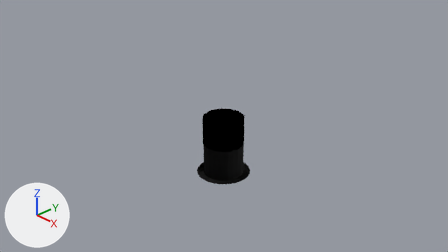
The Blender file Models/NearFutureProps/NF_HTCH_IVA_2Sided.blend, before and after one commit.
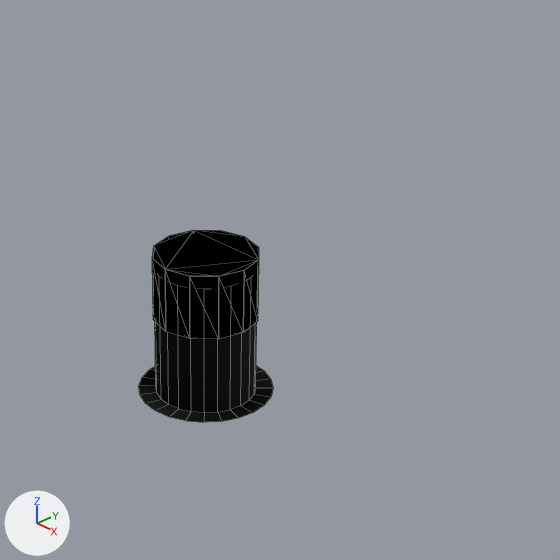
Old and new are each drawn from the file's camera 'Camera' and again close up on the part from 32% to 81% of the width and 7% to 95% of the height. Arrows for +X, +Y and +Z are at lower left; the lights stay in place. The close-ups show mesh edges as thin lines.

Names of what the first close-up shows: 'cutout', 'tube'.
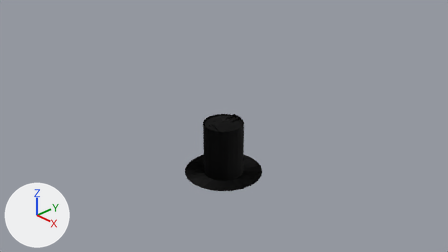
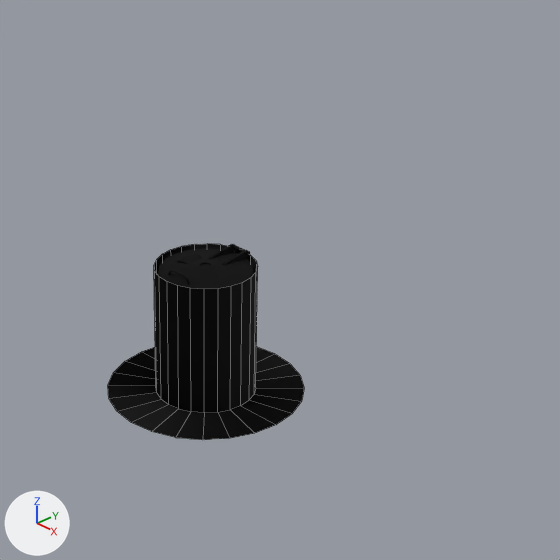
Boxes [x1, y1, x2, y2] around the edits, measured in the close-ups (560 x 560 px; the box of a moved part takes in the faces that stretch with it):
'tube', reshaped: before [139, 322, 273, 422]; after [108, 244, 304, 440]
'cutout', hidden: before [152, 230, 259, 339]
part 1 of me_tube, moved or reshaped: before [139, 366, 273, 422]; after [108, 347, 304, 440]
'door', unchanged, uncovered by the edit: after [158, 244, 254, 289]

The change, as a diff of the scene's bpy script:
```diff
--- a/Models/NearFutureProps/NF_HTCH_IVA_2Sided.blend.py
+++ b/Models/NearFutureProps/NF_HTCH_IVA_2Sided.blend.py
@@ me_tube @@
 me_tube.from_pydata(...)  # 72 vertices, 48 faces; spans x -0.5..0.5, y -0.5..0.5, z -1.0..0.0
 # used by ob_tube; parent = ob_freeiva; location = (0.0, 0.0, 0.0)
-me_tube.vertices[19].co = (0.129, 0.483, -1.0)  # pixel (264, 370)
-me_tube.vertices[21].co = (0.0, 0.5, -1.0)
-me_tube.vertices[22].co = (0.25, 0.433, -1.0)  # pixel (270, 378)
-me_tube.vertices[24].co = (0.353, 0.353, -1.0)  # pixel (273, 387)
-me_tube.vertices[25].co = (0.433, 0.25, -1.0)  # pixel (271, 396)
-me_tube.vertices[26].co = (0.483, 0.129, -1.0)  # pixel (264, 405)
-me_tube.vertices[27].co = (0.5, 0.0, -1.0)  # pixel (253, 412)
-me_tube.vertices[29].co = (0.483, -0.129, -1.0)  # pixel (238, 418)
-me_tube.vertices[31].co = (0.433, -0.25, -1.0)  # pixel (221, 421)
-me_tube.vertices[32].co = (0.25, -0.433, -1.0)  # pixel (185, 420)
-me_tube.vertices[34].co = (0.353, -0.353, -1.0)  # pixel (203, 422)
-me_tube.vertices[35].co = (0.129, -0.483, -1.0)  # pixel (169, 417)
-me_tube.vertices[36].co = (0.0, -0.5, -1.0)  # pixel (155, 410)
-me_tube.vertices[37].co = (-0.129, -0.483, -1.0)  # pixel (145, 403)
-me_tube.vertices[39].co = (-0.25, -0.433, -1.0)  # pixel (139, 394)
-me_tube.vertices[40].co = (-0.353, -0.353, -1.0)  # pixel (138, 385)
-me_tube.vertices[41].co = (-0.433, -0.25, -1.0)  # pixel (142, 377)
-me_tube.vertices[44].co = (-0.483, -0.129, -1.0)  # pixel (149, 369)
-me_tube.vertices[45].co = (-0.5, 0.0, -1.0)
-me_tube.vertices[46].co = (-0.433, 0.25, -1.0)
-me_tube.vertices[48].co = (-0.483, 0.129, -1.0)
-me_tube.vertices[49].co = (-0.25, 0.433, -1.0)
-me_tube.vertices[52].co = (-0.353, 0.353, -1.0)
-me_tube.vertices[53].co = (-0.129, 0.483, -1.0)
+# me_tube part 1
+me_tube.vertices[19].co = (0.189, 0.705, -1.0)  # pixel (290, 363)
+me_tube.vertices[21].co = (0.0, 0.73, -1.0)  # pixel (274, 353)
+me_tube.vertices[22].co = (0.365, 0.632, -1.0)  # pixel (300, 375)
+me_tube.vertices[24].co = (0.516, 0.516, -1.0)  # pixel (304, 388)
+me_tube.vertices[25].co = (0.632, 0.365, -1.0)  # pixel (301, 401)
+me_tube.vertices[26].co = (0.705, 0.189, -1.0)  # pixel (292, 413)
+me_tube.vertices[27].co = (0.73, 0.0, -1.0)  # pixel (276, 424)
+me_tube.vertices[29].co = (0.705, -0.189, -1.0)  # pixel (254, 433)
+me_tube.vertices[31].co = (0.632, -0.365, -1.0)  # pixel (229, 438)
+me_tube.vertices[32].co = (0.365, -0.632, -1.0)  # pixel (175, 437)
+me_tube.vertices[34].co = (0.516, -0.516, -1.0)  # pixel (202, 439)
+me_tube.vertices[35].co = (0.189, -0.705, -1.0)  # pixel (151, 431)
+me_tube.vertices[36].co = (0.0, -0.73, -1.0)  # pixel (131, 422)
+me_tube.vertices[37].co = (-0.189, -0.705, -1.0)  # pixel (116, 411)
+me_tube.vertices[39].co = (-0.365, -0.632, -1.0)  # pixel (108, 398)
+me_tube.vertices[40].co = (-0.516, -0.516, -1.0)  # pixel (107, 385)
+me_tube.vertices[41].co = (-0.632, -0.365, -1.0)  # pixel (113, 372)
+me_tube.vertices[44].co = (-0.705, -0.189, -1.0)  # pixel (124, 361)
+me_tube.vertices[45].co = (-0.73, 0.0, -1.0)  # pixel (141, 351)
+me_tube.vertices[46].co = (-0.632, 0.365, -1.0)
+me_tube.vertices[48].co = (-0.705, 0.189, -1.0)
+me_tube.vertices[49].co = (-0.365, 0.632, -1.0)
+me_tube.vertices[52].co = (-0.516, 0.516, -1.0)
+me_tube.vertices[53].co = (-0.189, 0.705, -1.0)  # pixel (255, 346)
 me_tube.materials.append(mat_ivahatch1)
@@ ob_cutout @@
 ob_cutout.scale = (0.389, 0.389, 0.389)
+ob_cutout.hide_set(True)
```
